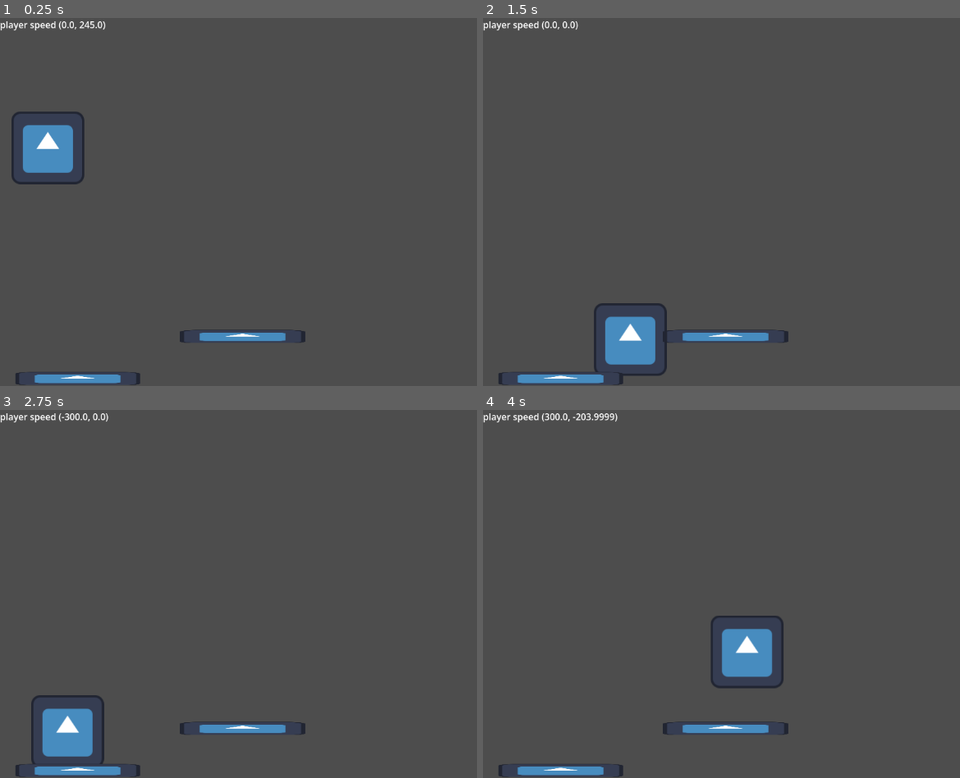
Above: before the commit, frames 1-4 (two rows, left to right).
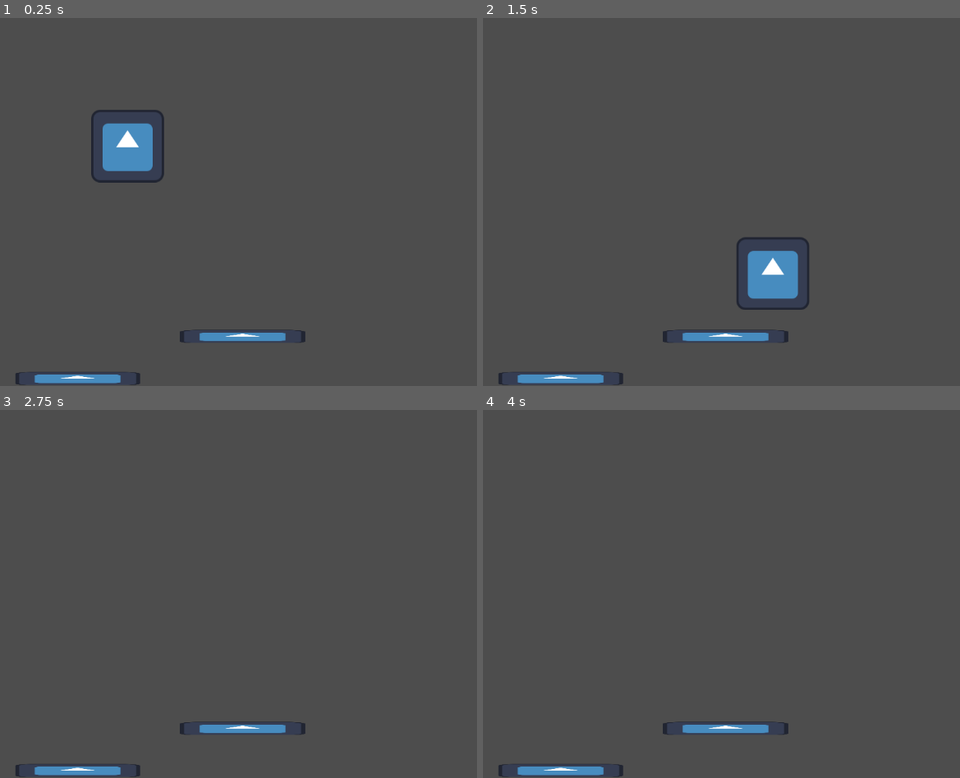
Above: after the commit, the same moments.

Repository: Sakinoanime/Godot-action-game
Game: Godot game, scene res://scenes/world.tscn
The game is run twice, just before and just after one commit, with the same random seed, the same clock (stepped at 60 frames per second) and the same inputs. The engine's default icon, where the game draws it, is replaced by a stand-in: a white triangle on a blue panel in a dark square.
Inputs:
- Up to frame 1 (0.25 s): no input
- Up to frame 2 (1.5 s): tap Enter (ui_accept) at 0.5, 0.77 s; hold D (right) from 0.53 s (still down)
- Up to frame 3 (2.75 s): tap Enter (ui_accept) at 1.52 s; release D (right) at 2.03 s; hold A (left) from 2.03 s (still down)
- Up to frame 4 (4 s): release A (left) at 2.78 s; hold D (right) from 2.78 s (still down); tap Enter (ui_accept) at 3.02, 3.77 s

The runs differ from the first frame. In frame 1, 3.8% of the frame differs, in the area x 0-35%, y 0-46%; in frame 2, 3.7%; in frame 3, 1.9%; in frame 4, 2.1%.

Commit message:
testing commits from different account

Diff:
--- a/action-game/scenes/world.tscn
+++ b/action-game/scenes/world.tscn
@@ -13,7 +13,7 @@
 script = ExtResource("1_k0juu")
 
 [node name="player" parent="." unique_id=67563030 instance=ExtResource("2_71j4m")]
-position = Vector2(84, 196)
+position = Vector2(224, 193)
 
 [node name="platforms" type="Node" parent="." unique_id=200416249]
 
@@ -43,6 +43,7 @@
 [node name="Canvas" type="CanvasLayer" parent="." unique_id=1572824522]
 
 [node name="Control" type="Control" parent="Canvas" unique_id=2074839534]
+visible = false
 layout_mode = 3
 anchors_preset = 15
 anchor_right = 1.0
